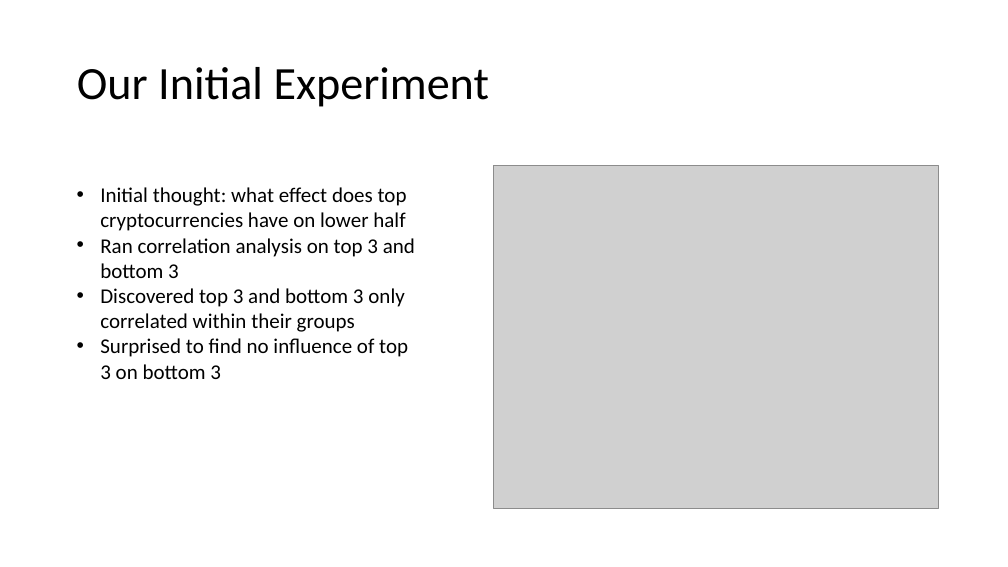
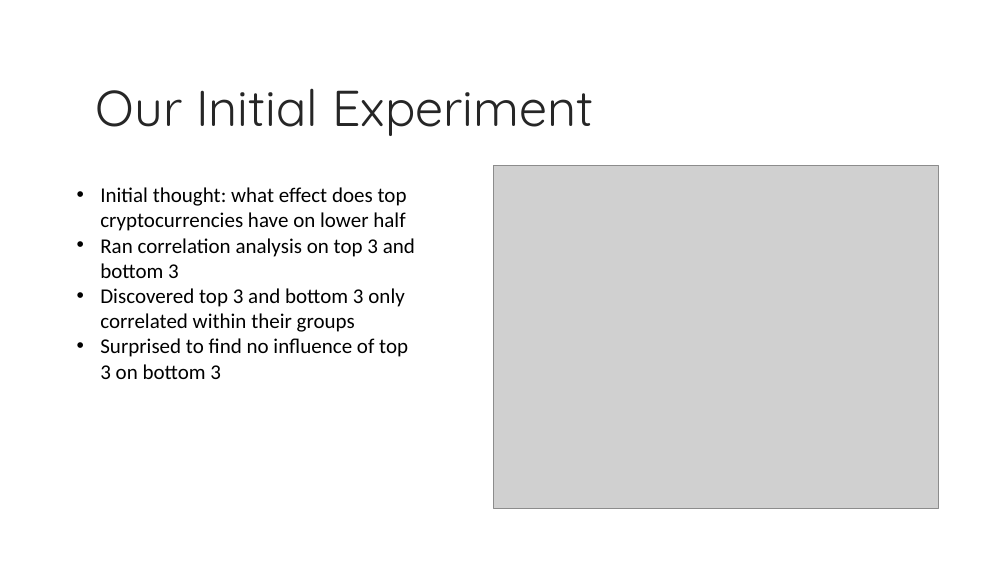
Before and after one commit to kevzha/CryptoAnalysis, a slide deck: slide 6 of Crypto Presentation.ppt. Drawn at 1008x567 pixels with LibreOffice and Linux fonts; fonts in the diff are those of the drawing; grey boxes stand for pictures; background and template pictures are left out. Boxes give left, top, right and bottom in pixels: in the first picture for what was removed or moved away, otherwise in the second. Text is boxed around its words. In the diff, an @@ line names an element or a change of style, - is before the commit and + after.

Commit message:
ppt formatting

```diff
--- a/Crypto Presentation.ppt
+++ b/Crypto Presentation.ppt
@@ title "Our Initial Experiment" moved from (x1=77, y1=67, x2=490, y2=107) to (x1=96, y1=88, x2=594, y2=136) @@
@@ title "Our Initial Experiment" at (x1=96, y1=88, x2=594, y2=136): size 44 to 48 pt, font Calibri to Quicksand, text colour #000000 to #262626 @@
```
Also in this commit, not shown: 10 other slides changed.
